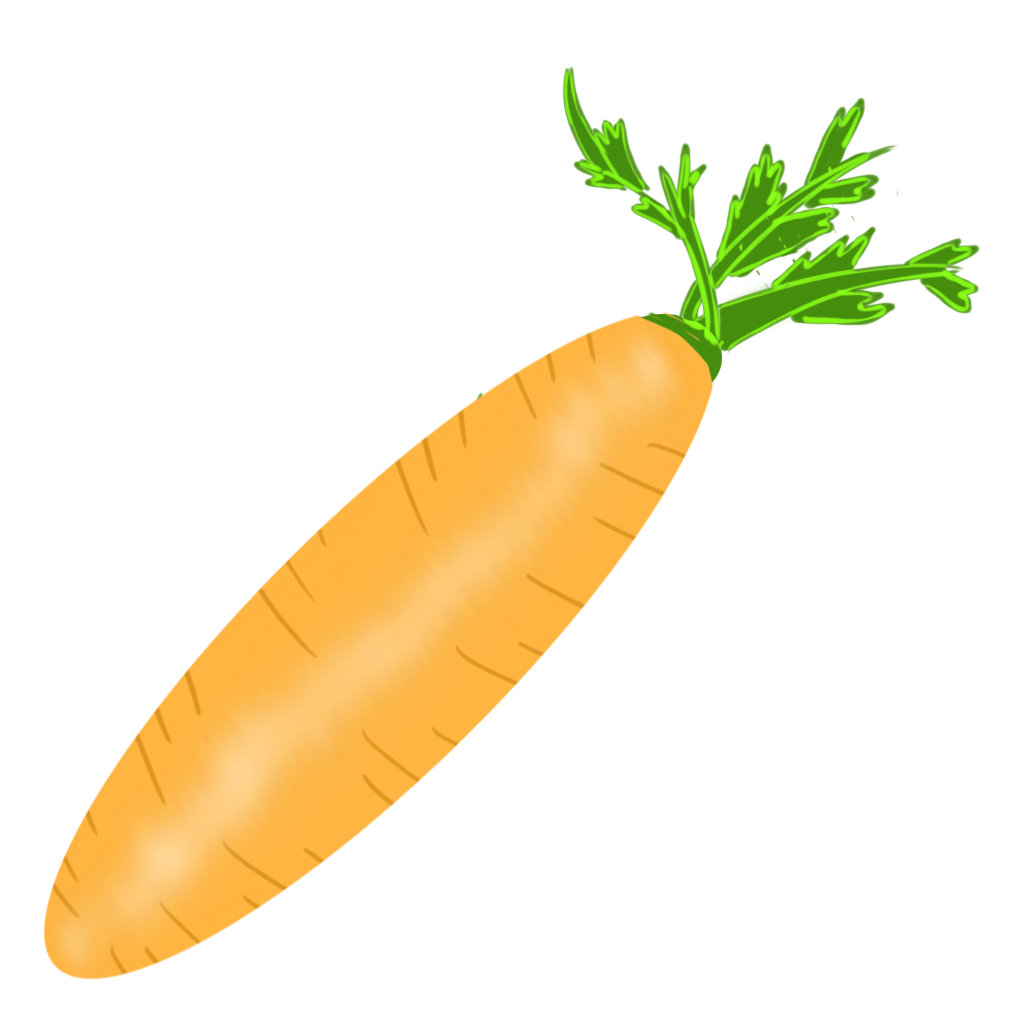
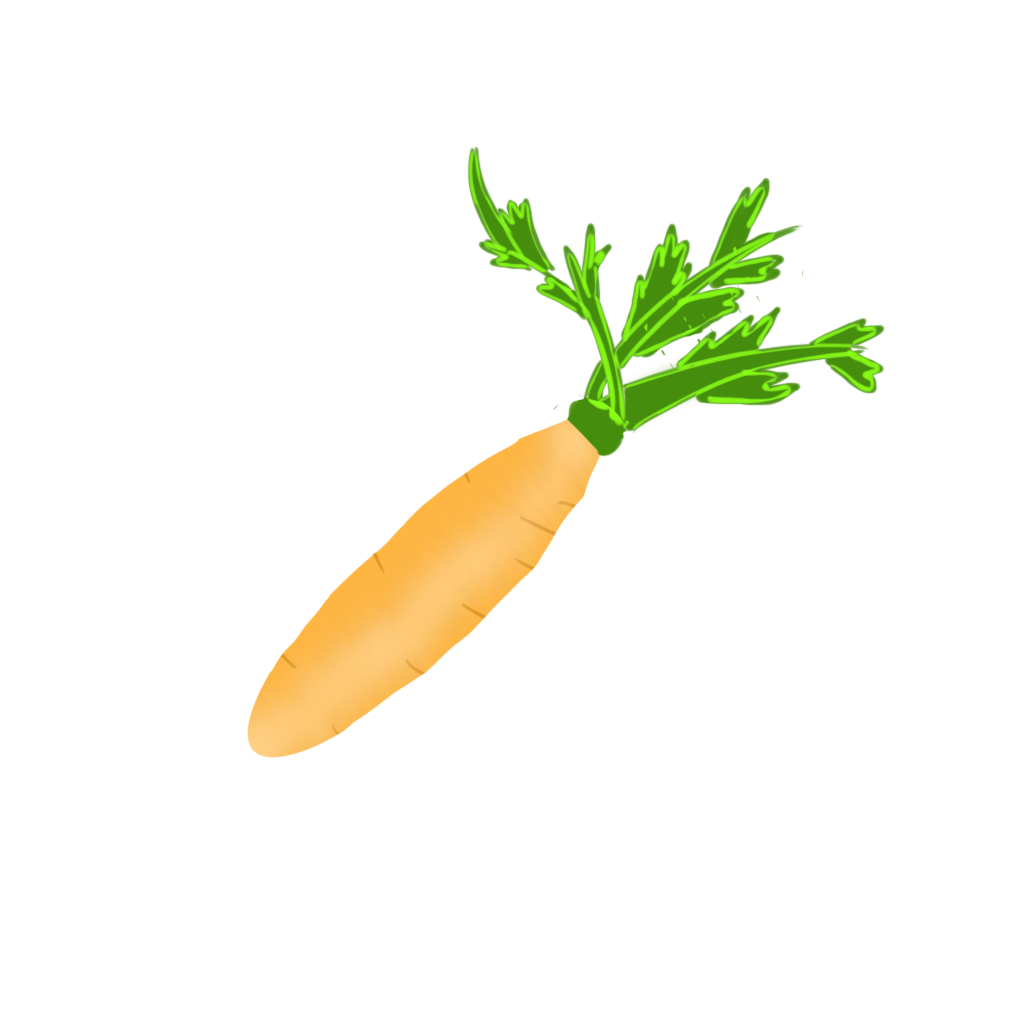
Two versions of the same layered image (1024 × 1024). Layer-by-layer changes:
moved "Layer 6" above "Layer 2", painted on it over [left=467, top=70, right=977, bottom=432]
moved "Layer 2" above "Layer 3", painted on it over [left=467, top=66, right=981, bottom=471]
hid "Layer 3", moved it above "Layer 5", painted on it over [left=375, top=392, right=484, bottom=545]
painted on "Layer 4" over [left=43, top=190, right=761, bottom=981]
painted on "Layer 1" over [left=43, top=310, right=714, bottom=981]
